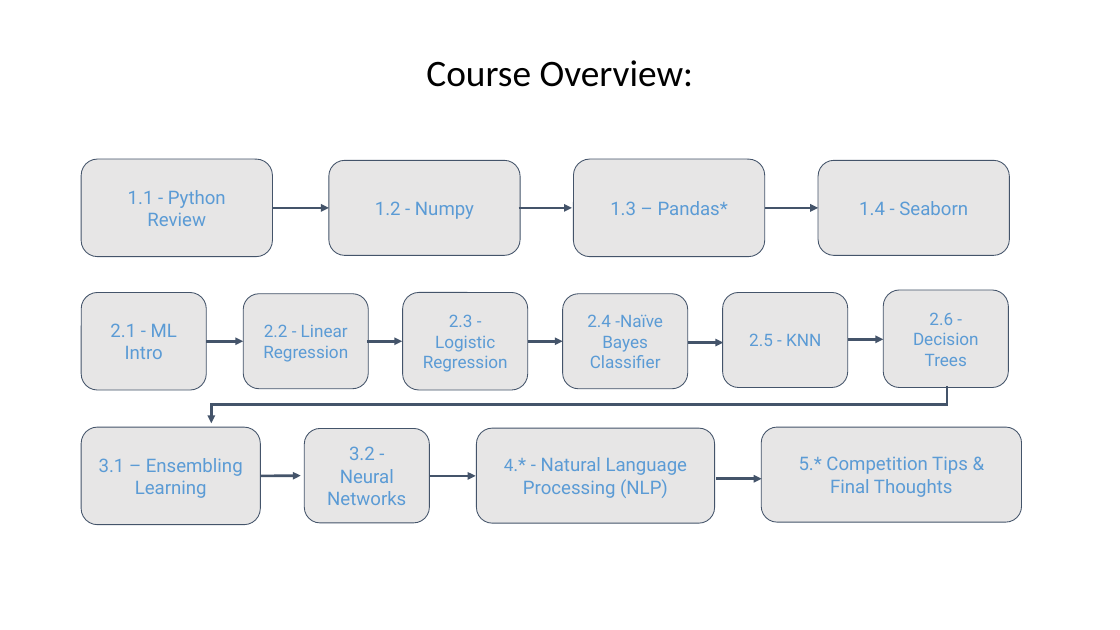
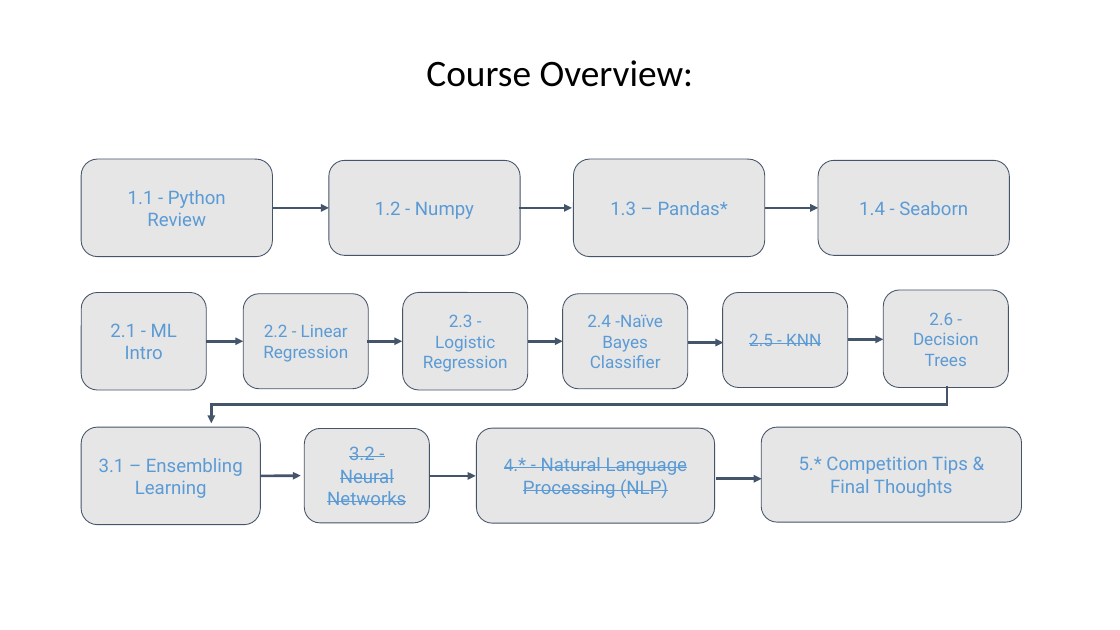
Before and after one commit to ohamed/ML-Training, a slide deck: slide 2 of pptx/05 Python-for-DSML.pptx. Drawn at 1120x630 pixels with LibreOffice and Linux fonts; fonts in the diff are those of the drawing; background and template pictures are left out. Boxes give left, top, right and bottom in pixels: in the first picture for what was removed or moved away, otherwise in the second. Text is boxed around its words. In the diff, an @@ line names an element or a change of style, - is before the commit and + after.

Commit message:
Minor change - TBC

```diff
--- a/pptx/05 Python-for-DSML.pptx
+++ b/pptx/05 Python-for-DSML.pptx
@@ strikethrough on in 3 elements at [476, 429, 715, 523], [723, 292, 848, 387], [304, 429, 429, 523] @@
```
